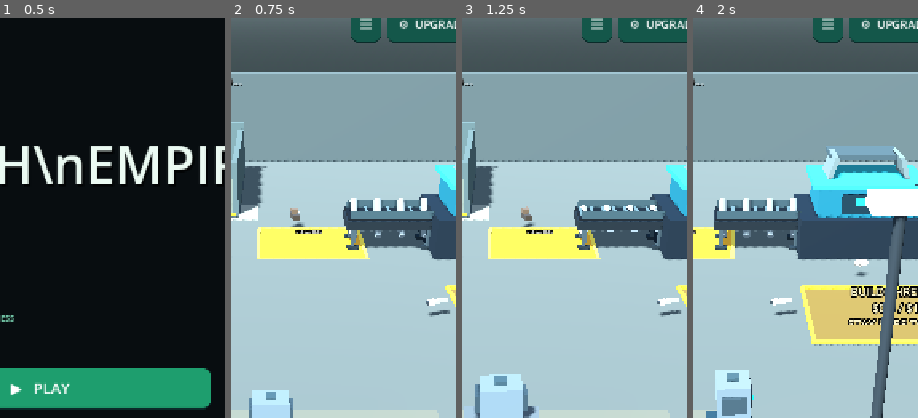
Above: before the commit, frames 1-4 (left to right).
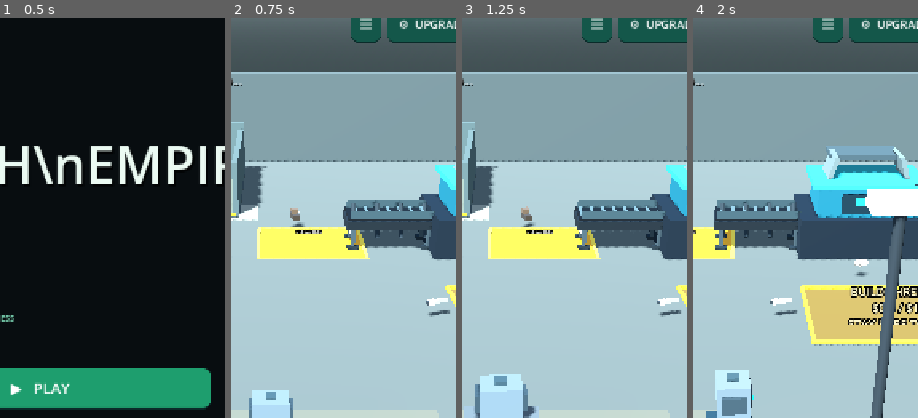
Above: after the commit, the same moments.

Repository: zekainstabot/trash-empire
Game: Godot game, scene res://Scenes/Main.tscn
Two runs of this game, one before a commit and one after it. Both use one fixed random seed, a clock stepped at 60 frames per second and the inputs below.
Inputs (mouse positions are % of the whole screen's width and height, from its top left):
- Up to frame 1 (0.5 s): no input
- Up to frame 2 (0.75 s): click "▶ PLAY" at 0.5 s
- Up to frame 3 (1.25 s): no input
- Up to frame 4 (2 s): move the mouse to (72, 45) at 1.27 s; hold D (move_right) from 1.28 s (still down); click (72, 45) at 1.42 s
The pictures show only the part of the screen within x 41-91%, y 3-53%; the shares and areas given below are measured in that part.

Frame 1 is identical in both runs. In frame 2, 0.6% of the frame differs, in the area x 52-88%, y 45-55%; in frame 3, 0.2%; in frame 4, 0.6%, in the area x 11-47%, y 45-55%.

Commit message:
Hide conveyor rollers beneath the belt

Diff:
--- a/Scripts/main.gd
+++ b/Scripts/main.gd
@@ -261,8 +261,8 @@
 			var support := _box("ConveyorLeg", Vector3(x, 0.43, z), Vector3(0.12, 0.82, 0.12), Color(0.22, 0.27, 0.28), true)
 			var foot := _box("ConveyorFoot", Vector3(x, 0.06, z), Vector3(0.38, 0.10, 0.30), Color(0.12, 0.16, 0.17), false)
 	for x in [2.8, 3.6, 4.4, 5.2]:
-		var roller := _cylinder("ConveyorRoller", Vector3(x, 0.88, -6.5), 0.12, 1.30, Color(0.48, 0.52, 0.52), false)
-		# Roller axle runs across the belt, not along its length.
+		var roller := _cylinder("ConveyorRoller", Vector3(x, 0.78, -6.5), 0.075, 1.20, Color(0.16, 0.20, 0.21), false)
+		# Keep the rollers fully underneath the belt; their axles span its width.
 		roller.rotation_degrees.x = 90.0
 		conveyor_rollers.append(roller)
 	for i in range(8):
